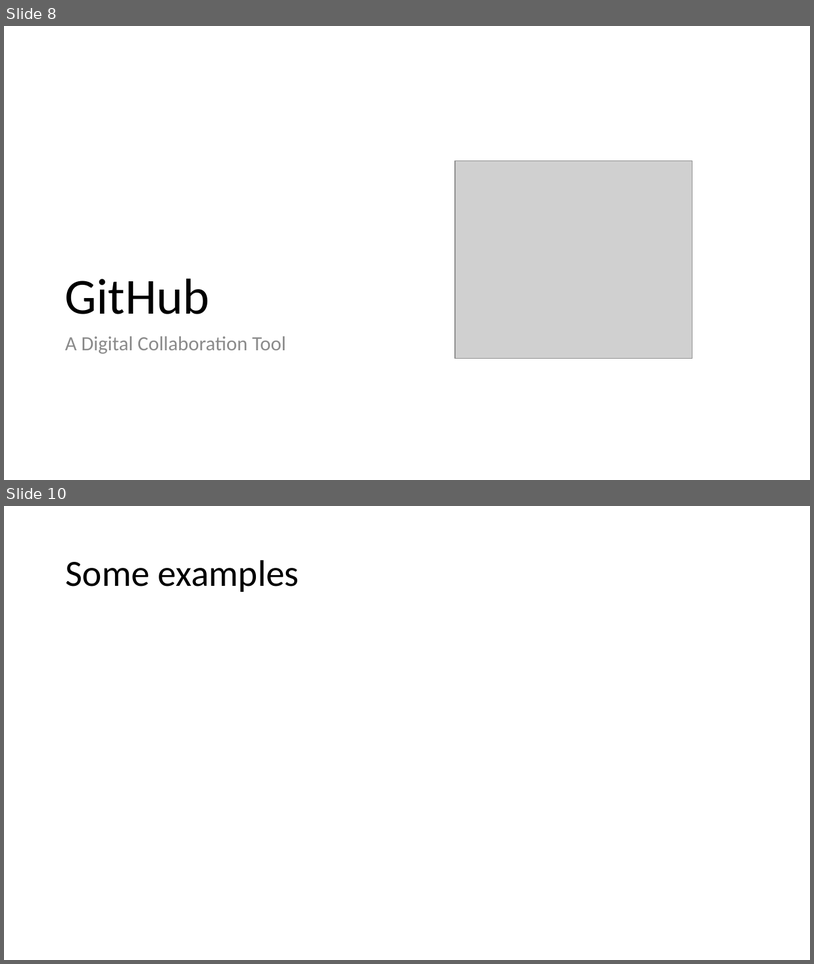
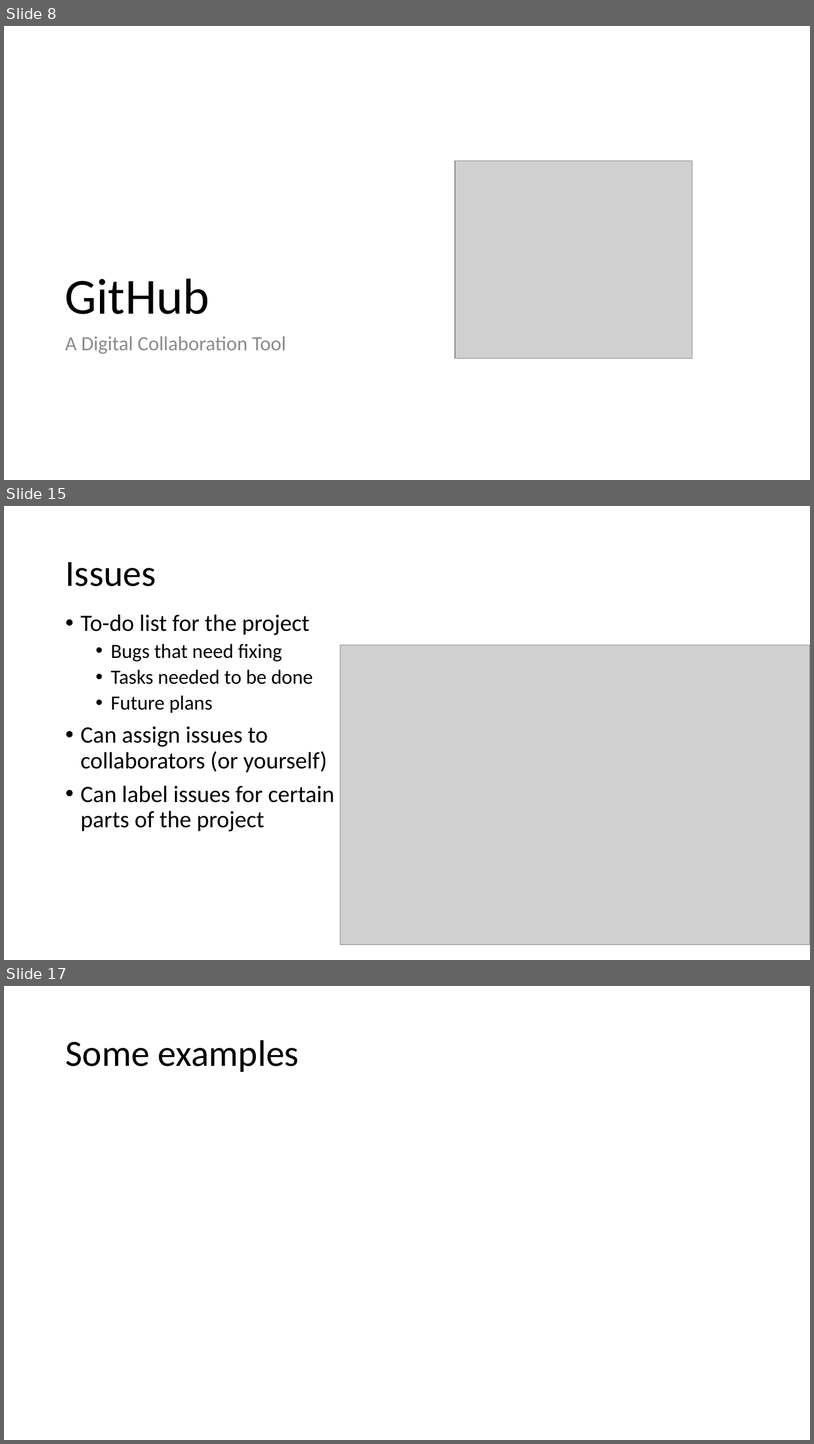
Before and after one commit to ReproducibleQM/n_commandments, a slide deck: pres_deck.pptx. Shown one above the other, each under a label of ours: slides 8 and 10 before the commit, slides 8, 15 and 17 after it; the slides between them are not shown. The pictures are 814x964 and 814x1444 pixels, drawn with LibreOffice and Linux fonts; fonts in the diff are those of the drawing; grey boxes stand for pictures. Boxes give left, top, right and bottom in pixels: in the first picture for what was removed or moved away, otherwise in the second. Text is boxed around its words. In the diff, an @@ line names an element or a change of style, - is before the commit and + after.

```diff
--- a/pres_deck.pptx
+++ b/pres_deck.pptx
@@ slide 15 added at (x1=4, y1=506, x2=810, y2=960), background #FFFFFF @@
@@ title added at (x1=65, y1=562, x2=156, y2=586), 44 pt, text #000000 @@
+Issues
@@ text added at (x1=81, y1=614, x2=335, y2=831), 28 pt, text #000000 @@
+• To-do list for the project
+  • Bugs that need fixing
+  • Tasks needed to be done
+  • Future plans
+• Can assign issues to
+  collaborators (or yourself)
+• Can label issues for certain
+  parts of the project
@@ picture added at (x1=341, y1=645, x2=810, y2=945) @@
@@ what was slide 10 is now slide 17 @@
```
Also in this commit, not shown: 1 slide changed, 7 other slides added, 2 slides removed.
